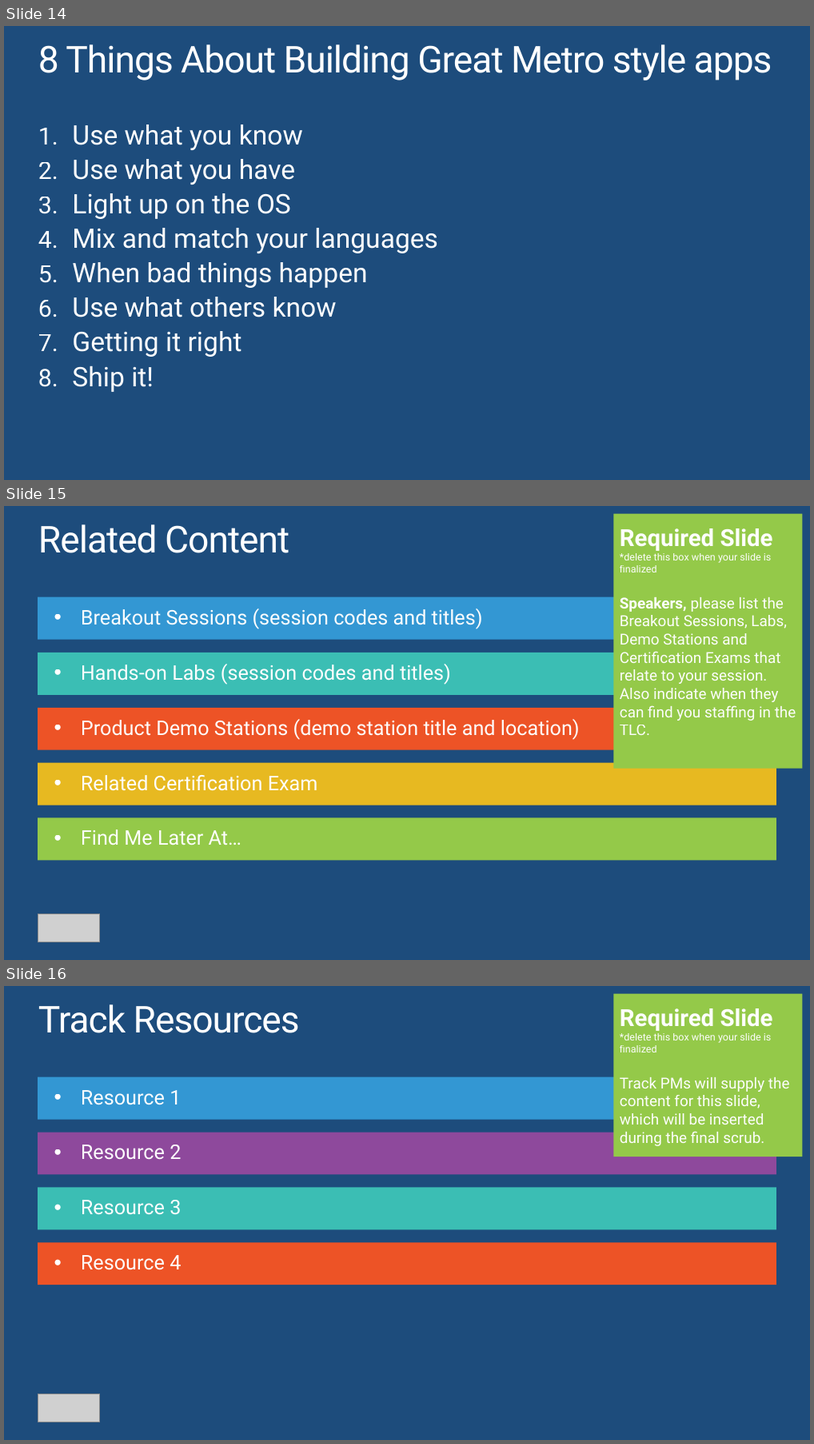
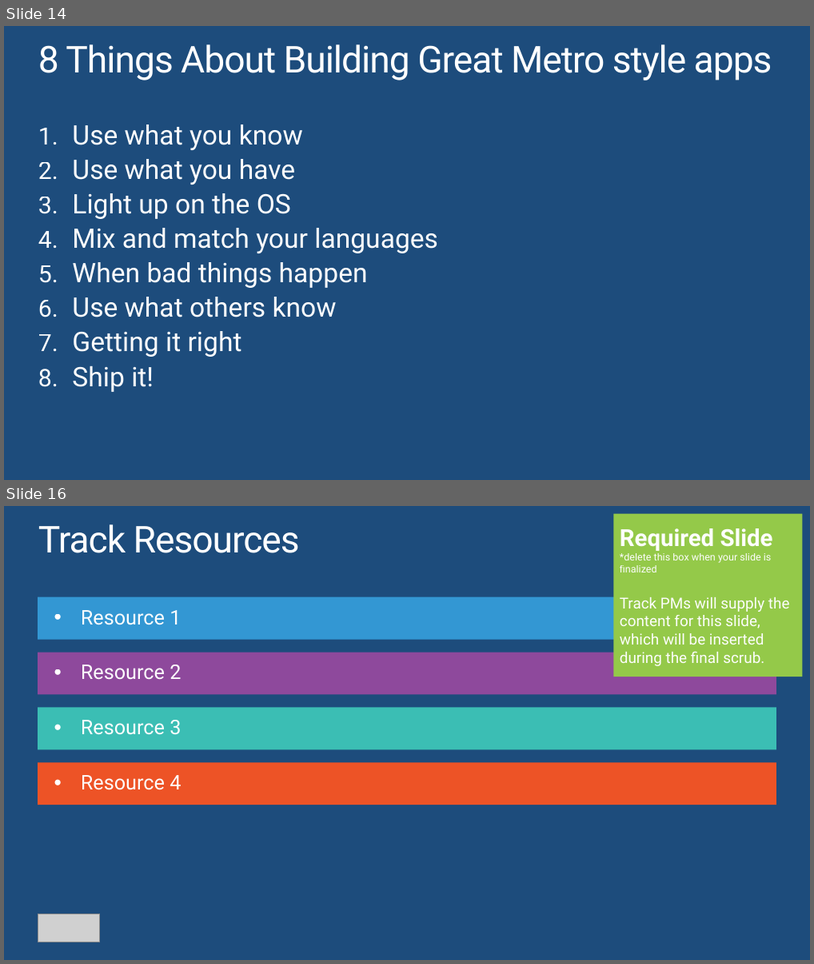
Before and after one commit to jflam/talk, a slide deck: slides/Using Windows Runtime and SDK to build Metro style apps.pptx. Shown one above the other, each under a label of ours: slides 14, 15 and 16 before the commit, slides 14 and 16 after it; the slides between them are not shown. The pictures are 814x1444 and 814x964 pixels, drawn with LibreOffice and Linux fonts; fonts in the diff are those of the drawing; grey boxes stand for pictures. Boxes give left, top, right and bottom in pixels: in the first picture for what was removed or moved away, otherwise in the second. Text is boxed around its words. In the diff, an @@ line names an element or a change of style, - is before the commit and + after.

Commit message:
Updating PPT deck

```diff
--- a/slides/Using Windows Runtime and SDK to build Metro style apps.pptx
+++ b/slides/Using Windows Runtime and SDK to build Metro style apps.pptx
@@ slide 15 removed at [4,506,810,960], background #1D4C7C @@
@@ rectangle removed at [4,506,38,960] @@
@@ title removed at [38,524,290,553] @@
-Related Content
@@ rectangle removed at [614,514,802,768] @@
-Required Slide
-*delete this box when your slide is finalized
-Speakers, please list the Breakout Sessions, Labs, Demo Stations and Certification Exams that relate to your session. Also indicate when they can find you staffing in the TLC.
@@ rectangle removed at [38,596,777,639] @@
@@ text removed at [81,608,483,629] @@
-• Breakout Sessions (session codes and titles)
@@ rectangle removed at [38,652,777,695] @@
@@ text removed at [81,664,451,684] @@
-• Hands-on Labs (session codes and titles)
@@ rectangle removed at [38,708,777,750] @@
@@ text removed at [81,719,580,740] @@
-• Product Demo Stations (demo station title and location)
@@ rectangle removed at [38,763,777,805] @@
@@ text removed at [81,775,318,791] @@
-• Related Certification Exam
@@ rectangle removed at [38,817,777,860] @@
@@ text removed at [81,829,242,844] @@
-• Find Me Later At…
@@ picture removed at [38,914,99,942] @@
```
Also in this commit, not shown: 1 slide added.
